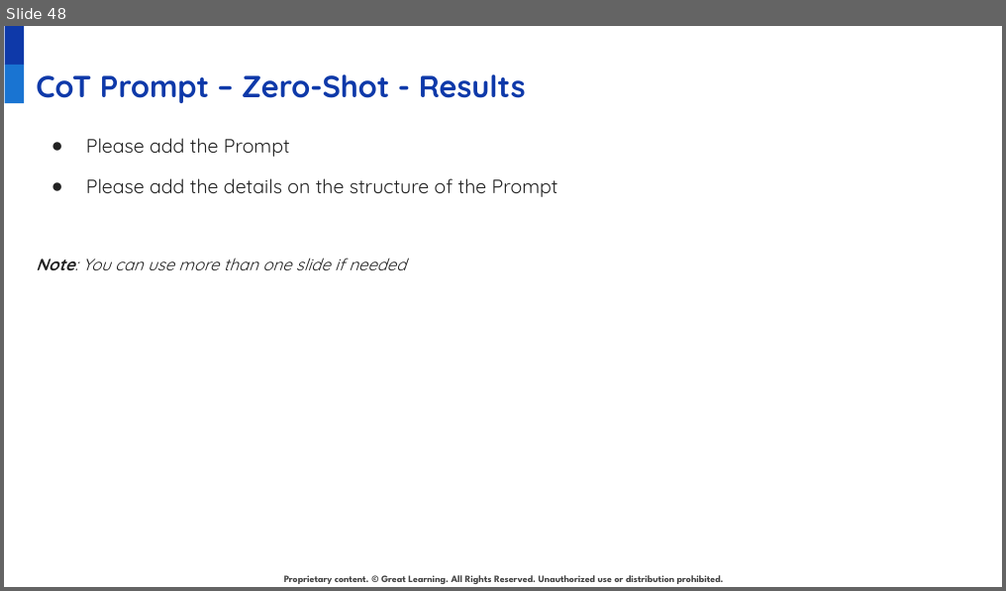
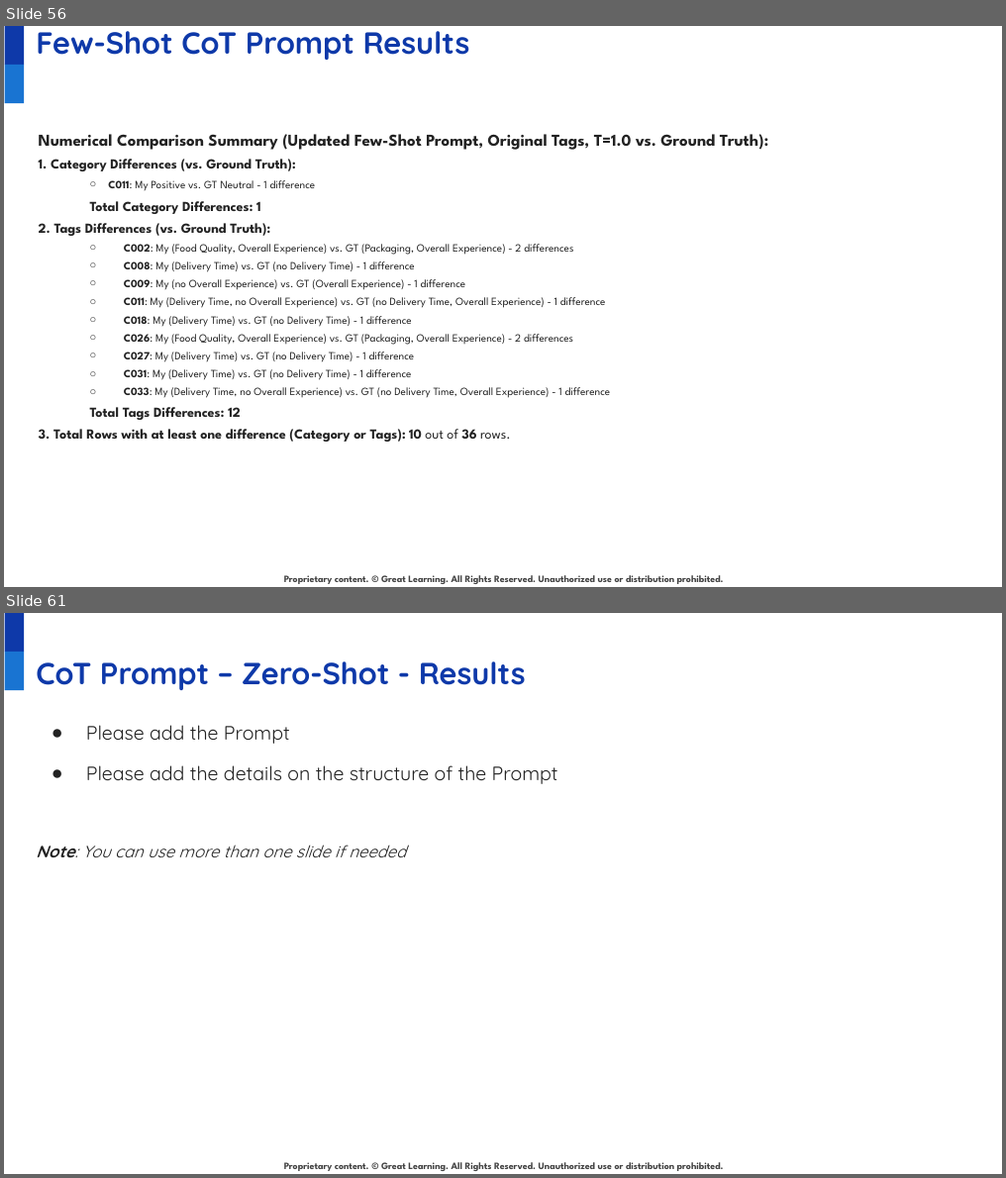
Before and after one commit to juanbucz/GreatLearning-TermProjects, a slide deck: GenAI-Powered Food Delivery Sentiment Analysis/Project Presentation - Business Applications of GenAI - John Buczkowski.pptx. Shown one above the other, each under a label of ours: slide 48 before the commit, slides 56 and 61 after it; the slides between them are not shown. The pictures are 1006x591 and 1006x1178 pixels, drawn with LibreOffice and Linux fonts; fonts in the diff are those of the drawing; background and template pictures are left out. Boxes give left, top, right and bottom in pixels: in the first picture for what was removed or moved away, otherwise in the second. Text is boxed around its words. In the diff, an @@ line names an element or a change of style, - is before the commit and + after.

Commit message:
GenAI - Food Delivery Sentiment Analysis - Zero-Shot and Few Shot Chain of Thought models

```diff
--- a/GenAI-Powered Food Delivery Sentiment Analysis/Project Presentation - Business Applications of GenAI - John Buczkowski.pptx
+++ b/GenAI-Powered Food Delivery Sentiment Analysis/Project Presentation - Business Applications of GenAI - John Buczkowski.pptx
@@ slide 56 added at (4,26,1002,587), background #FFFFFF; not listed: 3 template elements that a slide beside it also shows @@
@@ title added at (36,31,470,60), 22 pt, text #0E39A9, bold @@
+Few-Shot CoT Prompt Results
@@ text added at (39,134,768,442), 8 pt, text #222222 @@
+Numerical Comparison Summary (Updated Few-Shot Prompt, Original Tags, T=1.0 vs. Ground Truth):
+1. Category Differences (vs. Ground Truth):
+  ○ C011: My Positive vs. GT Neutral - 1 difference
+  Total Category Differences: 1
+2. Tags Differences (vs. Ground Truth):
+  ○ C002: My (Food Quality, Overall Experience) vs. GT (Packaging, Overall Experience) - 2 differences
+  ○ C008: My (Delivery Time) vs. GT (no Delivery Time) - 1 difference
+  ○ C009: My (no Overall Experience) vs. GT (Overall Experience) - 1 difference
+  ○ C011: My (Delivery Time, no Overall Experience) vs. GT (no Delivery Time, Overall Experience) - 1 difference
+  ○ C018: My (Delivery Time) vs. GT (no Delivery Time) - 1 difference
+  ○ C026: My (Food Quality, Overall Experience) vs. GT (Packaging, Overall Experience) - 2 differences
+  ○ C027: My (Delivery Time) vs. GT (no Delivery Time) - 1 difference
+  ○ C031: My (Delivery Time) vs. GT (no Delivery Time) - 1 difference
+  ○ C033: My (Delivery Time, no Overall Experience) vs. GT (no Delivery Time, Overall Experience) - 1 difference
+  Total Tags Differences: 12
+3. Total Rows with at least one difference (Category or Tags): 10 out of 36 rows.
@@ what was slide 48 is now slide 61 @@
```
Also in this commit, not shown: 6 slides changed, 12 other slides added, 4 other files.
